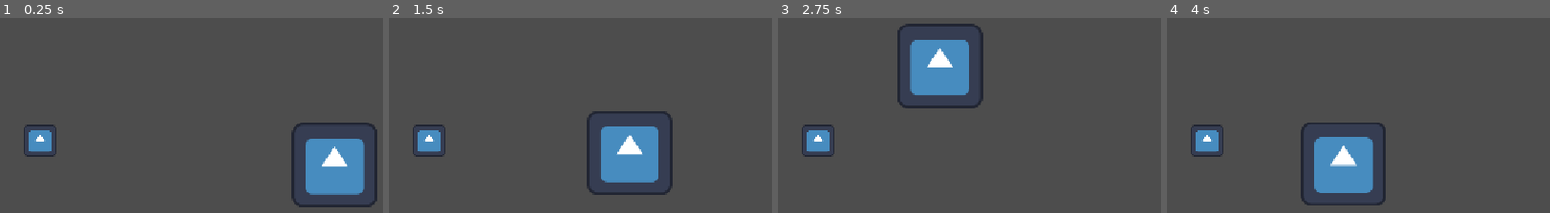
Above: before the commit, frames 1-4 (left to right).
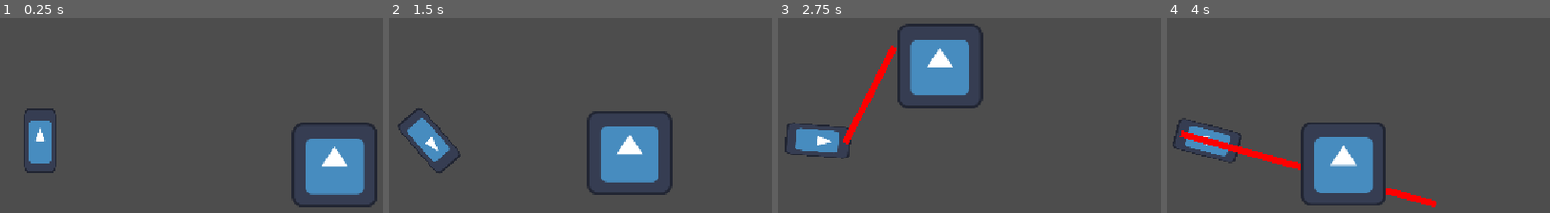
Above: after the commit, the same moments.

Repository: VoidCast00/GameJam_2026
Game: Godot game, scene res://scenes/main/game.tscn
Two runs of this game, one before a commit and one after it. Both use one fixed random seed, a clock stepped at 60 frames per second and the inputs below. The engine's default icon, where the game draws it, is replaced by a stand-in: a white triangle on a blue panel in a dark square.
Inputs (mouse positions are in pixels of both pictures, inside the frame that each line leads up to):
- Up to frame 1 (0.25 s): no input
- Up to frame 2 (1.5 s): tap Enter at 0.5 s; move the mouse to (595, 119) at 0.52 s; press the mouse at (595, 119) at 0.53 s; hold D (right) 0.53-1.28 s; move the mouse to (outside the picture) at 1.27 s; release the mouse at (outside the picture) at 1.28 s; hold S (down) from 1.28 s (still down); click (outside the picture) at 1.35 s
- Up to frame 3 (2.75 s): move the mouse to (892, 47) at 2.02 s; release S (down) at 2.03 s; press the mouse at (892, 47) at 2.03 s; hold D (right) from 2.03 s (still down)
- Up to frame 4 (4 s): move the mouse to (outside the picture) at 2.77 s; release D (right) at 2.78 s; release the mouse at (outside the picture) at 2.78 s; hold W (up) 2.78-3.53 s; click (outside the picture) at 2.85 s; move the mouse to (1435, 205) at 3.52 s; press the mouse at (1435, 205) at 3.53 s; hold A (left) from 3.53 s (still down)

The runs differ from the first frame. In frame 1, 1.0% of the frame differs, in the area x 6-15%, y 46-80%; in frame 2, 1.3%; in frame 3, 2.0%; in frame 4, 2.5%, in the area x 1-71%, y 51-98%.

Commit message:
player movement + laser

Diff:
--- a/project.godot
+++ b/project.godot
@@ -66,7 +66,7 @@
 }
 mouseClickLeft={
 "deadzone": 0.2,
-"events": [Object(InputEventMouseButton,"resource_local_to_s …(136 unchanged characters)… alse,"button_mask":1,"position":Vector2(494, 21),"global_position":Vector2(503, 69),"factor":1.0,"button_index":1,"canceled":false,"pressed":true,"double_click":true,"script":null)
+"events": [Object(InputEventMouseButton,"resource_local_to_s …(136 unchanged characters)… alse,"button_mask":1,"position":Vector2(152, 23),"global_position":Vector2(164, 83),"factor":1.0,"button_index":1,"canceled":false,"pressed":true,"double_click":false,"script":null)
 ]
 }
 
--- a/scenes/player/player.gd
+++ b/scenes/player/player.gd
@@ -3,18 +3,35 @@
 @export var speed = 200
 @export var friction = 0.4
 @export var acceleration = 0.1
+@export var rotation_speed = 4
 
-func get_input():
+@onready var shooting_point: Marker2D = $ShootingPoint
+@onready var laser: Line2D = $Laser
+
+func get_movement_input():
 	var vertical = Input.get_axis("up", "down")
 	var horizontal = Input.get_axis("left", "right")
 	return Vector2(horizontal, vertical)
 
-
+func get_click():
+	var leftClick = Input.is_action_pressed("mouseClickLeft")
+	return leftClick
 
 func _physics_process(delta):
-	var direction = get_input()
+
+	var direction = get_movement_input()
 	if direction.length() > 0:
 		velocity = velocity.lerp(direction.normalized() * speed, acceleration)
+		rotation = lerp_angle(rotation, get_movement_input().angle() + deg_to_rad(90) , rotation_speed * delta)
 	else:
 		velocity = velocity.lerp(Vector2.ZERO, friction)
 	move_and_slide()
+
+func _process(delta: float) -> void:
+	var is_clicked = get_click()
+	if(is_clicked):
+		laser.show()
+		var mouse_position = get_local_mouse_position()
+		laser.points = PackedVector2Array([Vector2(shooting_point.position.x, shooting_point.position.y), Vector2(mouse_position.x, mouse_position.y)])
+	else:
+		laser.hide()
--- a/scenes/player/player.tscn
+++ b/scenes/player/player.tscn
@@ -11,10 +11,18 @@
 script = ExtResource("1_8afob")
 
 [node name="HitBox" type="CollisionShape2D" parent="." unique_id=1134588989]
+z_index = 1
 shape = SubResource("CircleShape2D_3aygq")
 
 [node name="PlayerAsset" type="Sprite2D" parent="." unique_id=1751219166]
-scale = Vector2(0.375, 0.375)
+scale = Vector2(0.375, 0.765625)
 texture = ExtResource("2_dovo2")
 
 [node name="Camera" type="Camera2D" parent="." unique_id=1609676840]
+
+[node name="Laser" type="Line2D" parent="." unique_id=2127118092]
+points = PackedVector2Array(0, 0, 0, 0)
+default_color = Color(1, 0, 0, 1)
+
+[node name="ShootingPoint" type="Marker2D" parent="." unique_id=1266603544]
+position = Vector2(0, -41)
